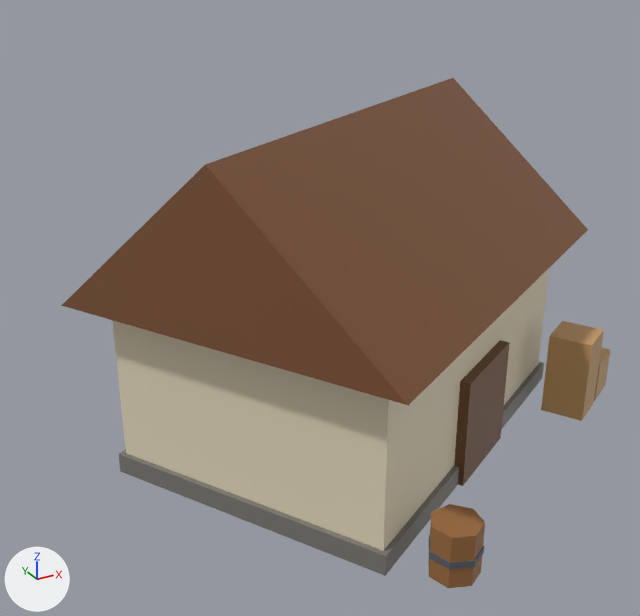
What one commit did to the glTF model art/models/building_1.glb.
The view is the same before and after, from a 50 mm lens placed at (-0.854, -1.415, 0.987), pointed at (-0.079, -0.006, 0.283). Arrows for +X, +Y and +Z are at lower left; the lights stay in place. The picture after the commit comes second. Vertices at exactly the same position are counted once.

The first picture shows 'building_1'.
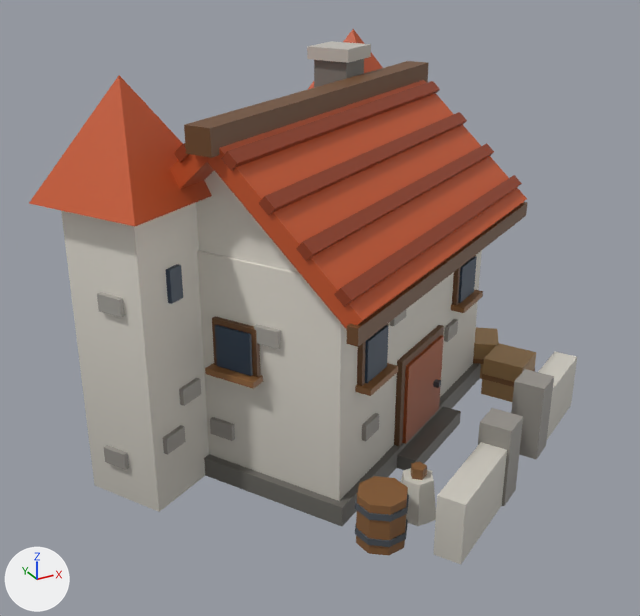
Pixel boxes (x1, y1, x2, y2) of what changed, in the pictures (640 x 616 px; the box of a moved part takes in the faces that stretch with it):
'building_1', reshaped
    before: (61, 78, 611, 588)
    after: (29, 29, 577, 564)
part 1 of me_building_1, moved or reshaped (not visible before)
    after: (458, 256, 477, 303)
part 2 of me_building_1, moved or reshaped
    before: (594, 348, 611, 401)
    after: (478, 408, 523, 506)
part 3 of me_building_1, added (brown)
    after: (481, 343, 536, 402)
part 4 of me_building_1, added
    after: (482, 368, 535, 387)
part 5 of me_building_1, rebuilt
    before: (112, 269, 549, 551)
    after: (197, 250, 482, 501)
part 6 of me_building_1, rebuilt
    before: (119, 362, 544, 576)
    after: (204, 363, 481, 526)
part 7 of me_building_1, rebuilt
    before: (61, 78, 588, 405)
    after: (170, 154, 214, 189)
part 8 of me_building_1, deleted
    before: (429, 535, 484, 569)
part 9 of me_building_1, deleted (brown)
    before: (428, 504, 485, 588)
part 10 of me_building_1, reshaped
    before: (454, 321, 604, 486)
    after: (29, 29, 577, 564)

The change, as a diff of the scene's bpy script:
```diff
--- a/art/models/building_1.glb.py
+++ b/art/models/building_1.glb.py
@@ me_building_1 @@
 # used by ob_building_1; location = (0.0, 0.0, 0.0)
-me_building_1.from_pydata(...)  # 86 vertices, 138 faces; spans x -0.56..0.598, y -0.541..0.519, z 0.0..0.66
+me_building_1.from_pydata(...)  # 542 vertices, 824 faces; spans x -0.596..0.461, y -0.488..0.538, z 0.0..0.76
+# me_building_1 part 1: the loose piece of 8 vertices spanning x 0.09..0.195, y -0.283..-0.211, z 0.0..0.17 is scaled about its middle by (0.682, 0.683, 0.471), then moved by (0.114, 0.212, 0.205)
+# me_building_1 part 2: the loose piece of 8 vertices spanning x 0.475..0.598, y -0.191..-0.068, z 0.0..0.09 is scaled about its middle by (0.667, 0.667, 1.78), then moved by (-0.434, -0.228, 0.035)
+# me_building_1 part 3: the loose piece of 8 vertices spanning x 0.475..0.598, y -0.191..-0.068, z 0.0..0.09 is copied, and the copy is moved by (-0.157, 0.071, 0.0); it spans x 0.318..0.441, y -0.119..0.004, z 0.0..0.09
+# me_building_1 part 4: the loose piece of 8 vertices spanning x 0.475..0.598, y -0.191..-0.068, z 0.0..0.09 is copied, and the copy is scaled about its middle by (1.02, 1.02, 0.133), then moved by (-0.157, 0.071, 0.0); it spans x 0.317..0.443, y -0.121..0.005, z 0.039..0.051
+# me_building_1 part 5: the loose piece of 8 vertices spanning x -0.478..0.478, y -0.437..0.437, z 0.0..0.36 is rebuilt with 8 vertices and now spans x -0.403..0.343, y -0.285..0.389, z 0.04..0.456
+# me_building_1 part 6: the loose piece of 8 vertices spanning x -0.491..0.491, y -0.451..0.451, z 0.0..0.04 is rebuilt with 8 vertices and now spans x -0.424..0.364, y -0.305..0.409, z 0.0..0.04
+# me_building_1 part 7: the loose piece of 6 vertices spanning x -0.56..0.56, y -0.519..0.519, z 0.36..0.66 is rebuilt with 8 vertices and now spans x -0.491..0.296, y -0.143..0.481, z 0.406..0.676
+# me_building_1 part 8: the loose piece of 14 vertices spanning x -0.142..-0.051, y -0.541..-0.45, z 0.04..0.052 is deleted
+# me_building_1 part 9: the loose piece of 14 vertices spanning x -0.14..-0.053, y -0.539..-0.452, z 0.0..0.1 is deleted
+# me_building_1 part 10: 20 vertices removed from x 0.053..0.511, y -0.31..-0.118, z 0.0..0.22; 486 vertices added at x -0.596..0.461, y -0.488..0.538, z 0.0..0.76
 me_building_1.materials.append(mat_defaultmaterial)
```
